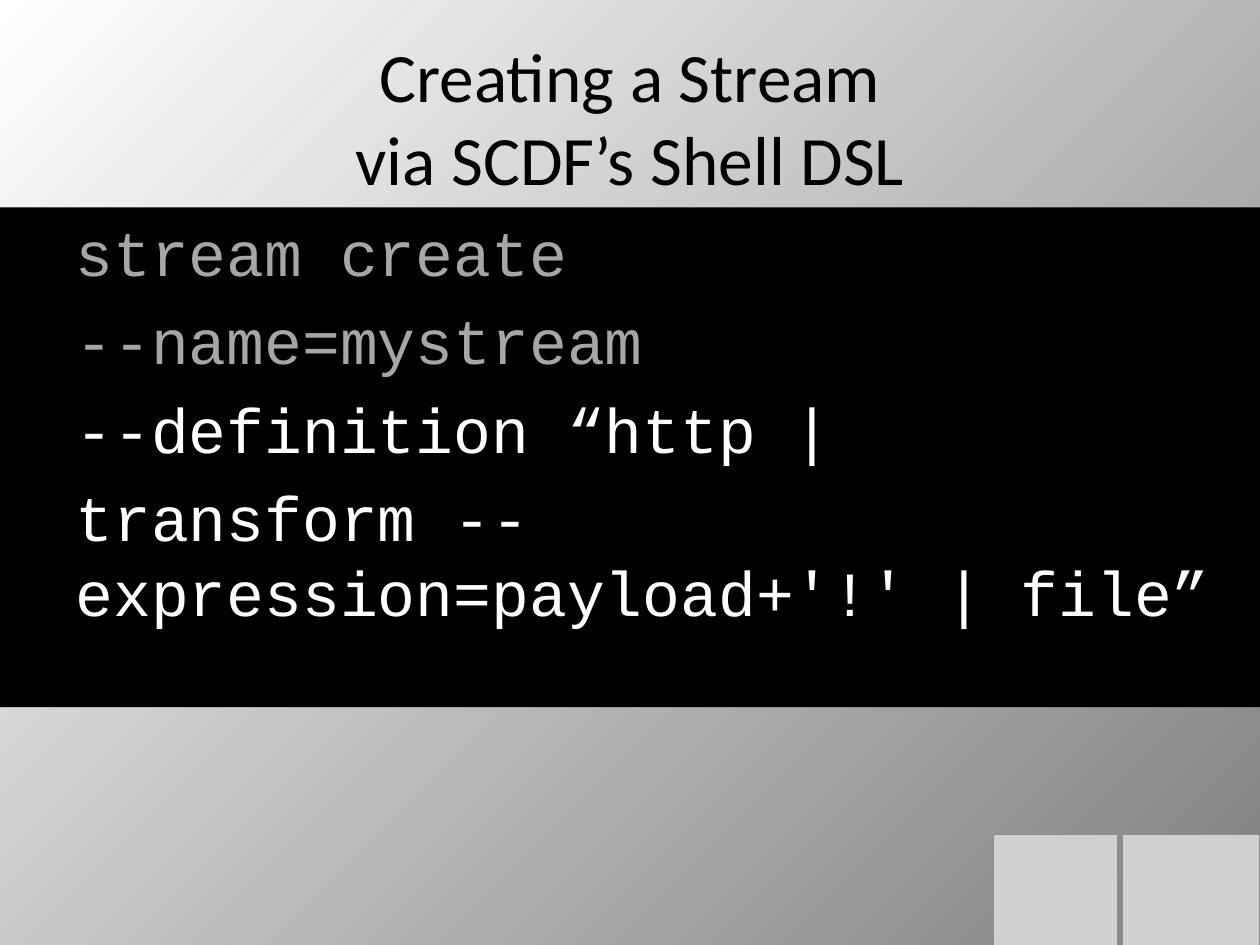
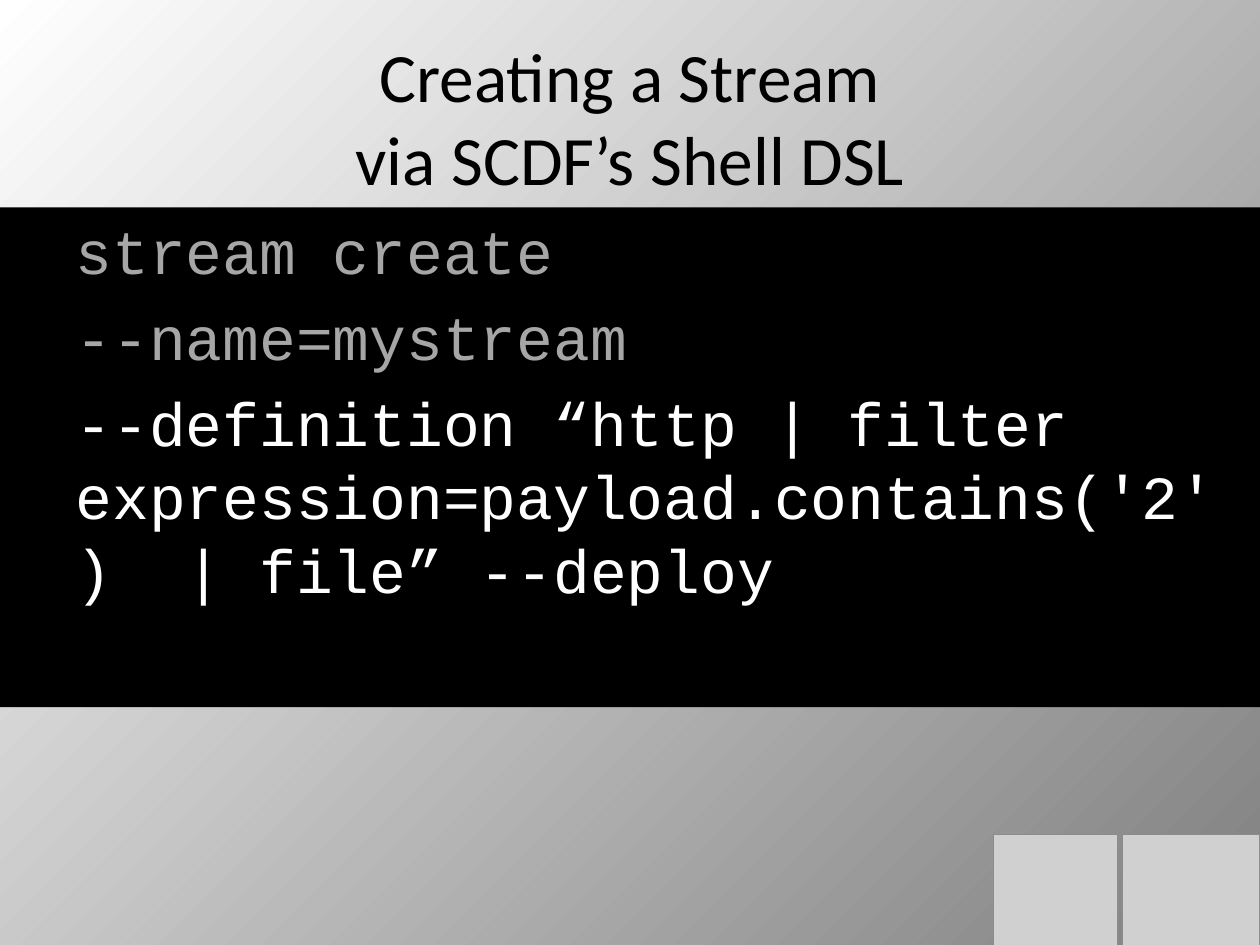
Before and after one commit to cppwfs/dataflowprimer, a slide deck: slide 23 of DataFlow1.pptx. Drawn at 1260x945 pixels with LibreOffice and Linux fonts; fonts in the diff are those of the drawing; grey boxes stand for pictures. Boxes give left, top, right and bottom in pixels: in the first picture for what was removed or moved away, otherwise in the second. Text is boxed around its words. In the diff, an @@ line names an element or a change of style, - is before the commit and + after.

```diff
--- a/DataFlow1.pptx
+++ b/DataFlow1.pptx
@@ text at bbox=[76, 233, 627, 373]: size 36 to 35 pt in "stream create", "--name=mystream" @@
@@ text at bbox=[76, 401, 1216, 606]: text changed; size 36 to 35 pt @@
-  --definition “http |
-  transform --expression=payload+'!' | file”
+  --definition “http | filter expression=payload.contains('2') | file” --deploy
```
Also in this commit, not shown: 5 other slides changed.
